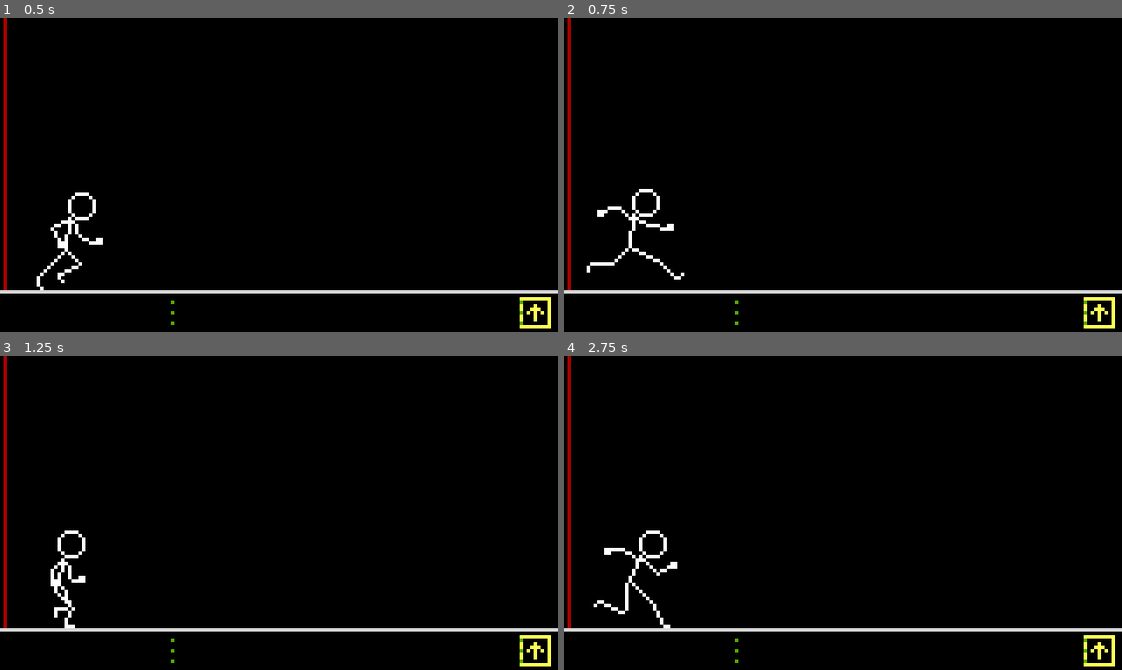
Above: before the commit, frames 1-4 (two rows, left to right).
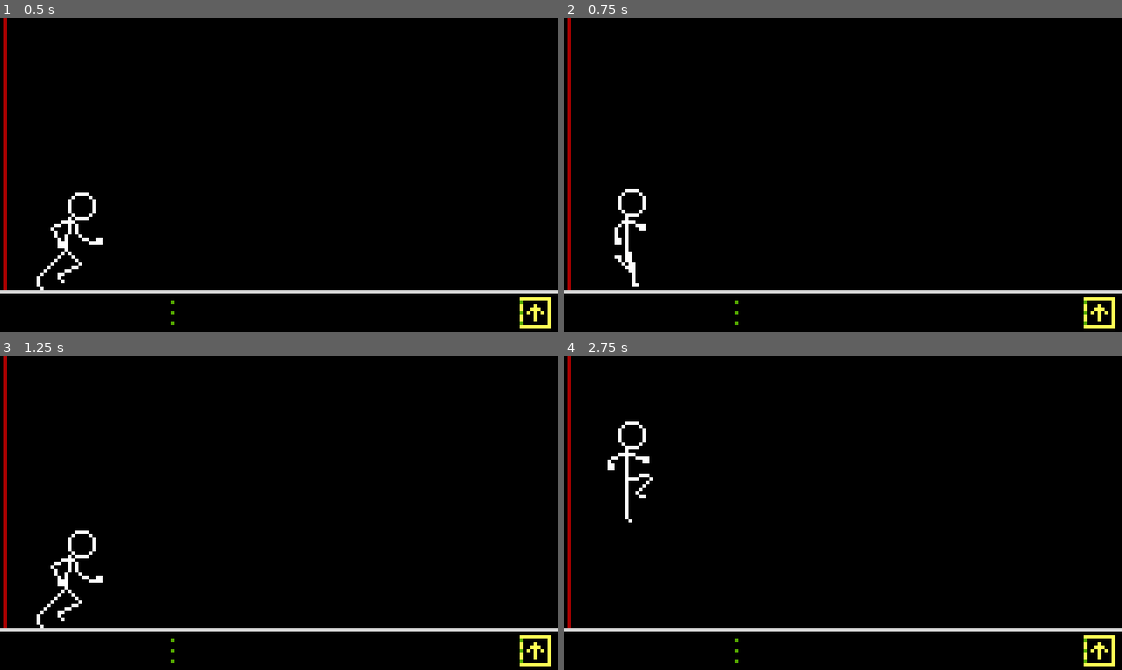
Above: after the commit, the same moments.

Repository: rocketCarlos/JumpingStickman
Game: Godot game, scene res://scenes/node_2d.tscn
Two runs of this game, one before a commit and one after it. Both use one fixed random seed, a clock stepped at 60 frames per second and the inputs below.
Inputs:
- Up to frame 1 (0.5 s): no input
- Up to frame 2 (0.75 s): tap Right (front_kick) at 0.6 s
- Up to frame 3 (1.25 s): tap Space (jump) at 0.77, 0.8, 1.07 s
- Up to frame 4 (2.75 s): tap Space (jump) at 1.35, 1.52, 1.82, 2.3 s; tap Right (front_kick) at 1.55, 2.1 s

Frame 1 is identical in both runs. In frame 2, 1.0% of the frame differs, in the area x 4-22%, y 54-86%; in frame 3, 0.9%; in frame 4, 1.1%, in the area x 5-21%, y 20-87%.

Commit message:
refactored code and front kick animation

Diff:
--- a/scenes/player.tscn
+++ b/scenes/player.tscn
@@ -7,13 +7,37 @@
 atlas = ExtResource("2_ekn3o")
 region = Rect2(297, 0, 33, 35)
 
-[sub_resource type="AtlasTexture" id="AtlasTexture_qpdmo"]
+[sub_resource type="AtlasTexture" id="AtlasTexture_e4nuu"]
 atlas = ExtResource("2_ekn3o")
-region = Rect2(297, 0, 33, 35)
+region = Rect2(330, 0, 33, 35)
 
-[sub_resource type="AtlasTexture" id="AtlasTexture_evus4"]
+[sub_resource type="AtlasTexture" id="AtlasTexture_ljtsn"]
 atlas = ExtResource("2_ekn3o")
-region = Rect2(132, 0, 33, 35)
+region = Rect2(363, 0, 33, 35)
+
+[sub_resource type="AtlasTexture" id="AtlasTexture_4bv7u"]
+atlas = ExtResource("2_ekn3o")
+region = Rect2(396, 0, 33, 35)
+
+[sub_resource type="AtlasTexture" id="AtlasTexture_2jnyb"]
+atlas = ExtResource("2_ekn3o")
+region = Rect2(429, 0, 33, 35)
+
+[sub_resource type="AtlasTexture" id="AtlasTexture_ocipm"]
+atlas = ExtResource("2_ekn3o")
+region = Rect2(462, 0, 33, 35)
+
+[sub_resource type="AtlasTexture" id="AtlasTexture_fhku7"]
+atlas = ExtResource("2_ekn3o")
+region = Rect2(495, 0, 33, 35)
+
+[sub_resource type="AtlasTexture" id="AtlasTexture_qen7k"]
+atlas = ExtResource("2_ekn3o")
+region = Rect2(528, 0, 33, 35)
+
+[sub_resource type="AtlasTexture" id="AtlasTexture_o4mdf"]
+atlas = ExtResource("2_ekn3o")
+region = Rect2(561, 0, 33, 35)
 
 [sub_resource type="AtlasTexture" id="AtlasTexture_nh1dg"]
 atlas = ExtResource("2_ekn3o")
@@ -67,14 +91,32 @@
 }, {
 "frames": [{
 "duration": 1.0,
-"texture": SubResource("AtlasTexture_qpdmo")
+"texture": SubResource("AtlasTexture_e4nuu")
 }, {
 "duration": 1.0,
-"texture": SubResource("AtlasTexture_evus4")
+"texture": SubResource("AtlasTexture_ljtsn")
+}, {
+"duration": 1.0,
+"texture": SubResource("AtlasTexture_4bv7u")
+}, {
+"duration": 3.0,
+"texture": SubResource("AtlasTexture_2jnyb")
+}, {
+"duration": 0.5,
+"texture": SubResource("AtlasTexture_ocipm")
+}, {
+"duration": 8.0,
+"texture": SubResource("AtlasTexture_fhku7")
+}, {
+"duration": 0.7,
+"texture": SubResource("AtlasTexture_qen7k")
+}, {
+"duration": 0.7,
+"texture": SubResource("AtlasTexture_o4mdf")
 }],
 "loop": false,
 "name": &"front_kick",
-"speed": 13.0
+"speed": 32.0
 }, {
 "frames": [{
 "duration": 0.8,
@@ -127,8 +169,9 @@
 
 [node name="AnimatedSprite2D" type="AnimatedSprite2D" parent="."]
 sprite_frames = SubResource("SpriteFrames_t4ntt")
-animation = &"front_kick"
+animation = &"jump"
 autoplay = "run"
+frame = 2
 
 [node name="CollisionShape2D" type="CollisionShape2D" parent="."]
 position = Vector2(0.5, 3.5)
--- a/scripts/character_body_2d.gd
+++ b/scripts/character_body_2d.gd
@@ -11,7 +11,11 @@
 #region states
 enum states {
 	DEFAULT, # when running
-	ACTION, # when performing an action, such us jumping or hitting.
+	JUMP,
+	FRONT_KICK,
+	SPIN_KICK,
+	UPPERCAT,
+	DOWNWARDS_PUNCH,
 	DEAD, # when game over
 }
 
@@ -19,18 +23,20 @@
 #endregion
 
 #region constants
-const SPEED: float = 300.0
 const JUMP_VELOCITY: float = -250.0
 const GRAVITY: Vector2 = Vector2(0, 800.0)
-const ACTION_FLOATING_VELOCITY: Vector2 = Vector2(0, -85.0)
+
+const JUMP_THRESHOLD: float = 5.0
 #endregion
 
 #region attributes
-var floating: bool = false
 var FLOOR_LEVEL = 0.0
 var JUMP_LEVEL = -45.0
 
+var jumping: bool = false
+
 var gravity_tween: Tween
+var jump_tween: Tween
 #endregion
 
 #region ready and process
@@ -41,6 +47,59 @@
 
 func _physics_process(delta: float) -> void:
 	match current_state:
+		states.DEFAULT:
+			'''
+			State default:
+				there is no action being performed, user can input a new action
+				manages animation between falling and running
+			'''
+			# ----------------------------
+			# handle gravity and jumping
+			# ----------------------------
+			if position.y == FLOOR_LEVEL:
+				if animation.animation != "run":
+					animation.play("run")
+
+			# ----------------------------
+			# handle actions
+			# ----------------------------
+			# jump: player can jump if close enough to the floor
+			if Input.is_action_just_pressed("jump") and abs(position.y - FLOOR_LEVEL) < JUMP_THRESHOLD:
+				current_state = states.JUMP
+			# front kick
+			elif Input.is_action_just_pressed("front_kick"):
+				current_state = states.FRONT_KICK
+
+		states.JUMP:
+			jumping = true
+			# perform the jump in the correct frame
+			if animation.animation == "jump":
+				if animation.frame == 2:
+					# tween for jump
+					jump_tween = get_tree().create_tween().set_trans(Tween.TRANS_CIRC).set_ease(Tween.EASE_OUT)
+					jump_tween.tween_property(self, "position", Vector2(position.x, JUMP_LEVEL), 0.25)
+					# we change to default state to be able to interrupt the jump animation
+					current_state = states.DEFAULT
+					await jump_tween.finished
+					resume_gravity()
+			# play jump animation if not already playing
+			else:
+				animation.play("jump")
+
+		states.FRONT_KICK:
+			if animation.animation != "front_kick":
+				animation.play("front_kick")
+				stop_jump()
+				stop_gravity()
+				# return to the default status when the animation is finished
+				await animation.animation_finished
+				current_state = states.DEFAULT
+				resume_gravity()
+
+	move_and_slide()
+#endregion
+
+'''
 		# default state: player can input actions
 		states.DEFAULT:
 			if position.y == FLOOR_LEVEL:
@@ -49,12 +108,10 @@
 
 				# handle jump
 				if Input.is_action_just_pressed("jump"):
-					animation.play("jump")
 					current_state = states.ACTION
+					current_action = actions.JUMP
 
-			elif not gravity_tween: # if not in the floor, simulate gravity
-				# set the sprite to the falling one
-				animation.animation = "fall"
+			elif animation.animation != "jump" and not gravity_tween: # if not in the floor and not jumping, simulate gravity
 				gravity_tween = get_tree().create_tween().set_trans(Tween.TRANS_EXPO).set_ease(Tween.EASE_IN)
 				gravity_tween.tween_property(self, "position", Vector2(position.x, FLOOR_LEVEL), 0.5)
 				await gravity_tween.finished
@@ -63,32 +120,59 @@
 			# handle actions
 			if Input.is_action_just_pressed("front_kick"):
 				current_state = states.ACTION
-				animation.play("front_kick")
+				current_action = actions.FRONT_KICK
+
+		states.ACTION:
+			# when an action is performed (and is not a jump),
+			# delete gravity or jump tweeners to stop the motion
+			if current_action != actions.JUMP:
 				if gravity_tween:
 					gravity_tween.stop()
 					gravity_tween = null
+				if jump_tween:
+					jump_tween.stop()
+					jump_tween = null
 
-		states.ACTION:
-			if animation.animation == "jump" and animation.frame == 3:
-				var v_tween = get_tree().create_tween().set_trans(Tween.TRANS_CIRC).set_ease(Tween.EASE_OUT)
-				v_tween.tween_property(self, "position", Vector2(position.x, JUMP_LEVEL), 0.25)
-				await v_tween.finished
-				current_state = states.DEFAULT
+			match current_action:
+				actions.JUMP:
+					if animation.animation != "jump":
+						animation.play("jump")
+					elif animation.frame == 3 and not jump_tween: # start moving the player upwards matching the animation
+						jump_tween = get_tree().create_tween().set_trans(Tween.TRANS_CIRC).set_ease(Tween.EASE_OUT)
+						jump_tween.tween_property(self, "position", Vector2(position.x, JUMP_LEVEL), 0.25)
+						# we change to default state to be able to interrupt the jump animation
+						current_state = states.DEFAULT
+						await jump_tween.finished
+						# set the sprite to the falling one
+						animation.animation = "fall"
+						jump_tween = null
+						current_state = states.DEFAULT
 
-			elif animation.animation == "front_kick":
-				await animation.animation_finished
-				animation.play_backwards("front_kick")
-				await animation.animation_finished
-				current_state = states.DEFAULT
+				actions.FRONT_KICK:
+					if animation.animation != "front_kick":
+						animation.play("front_kick")
+						await animation.animation_finished
+						current_state = states.DEFAULT
+
+'''
+
+func resume_gravity() -> void:
+	if animation.animation != "fall":
+		animation.play("fall")
+
+	gravity_tween = get_tree().create_tween().set_trans(Tween.TRANS_EXPO).set_ease(Tween.EASE_IN)
+	gravity_tween.tween_property(self, "position", Vector2(position.x, FLOOR_LEVEL), 0.5)
+
+	await gravity_tween.finished
+	gravity_tween = null
 
 
-	# add the gravity
-	'''if not is_on_floor():
-		if floating:
-			velocity = ACTION_FLOATING_VELOCITY
-			floating = false
-		else:
-			velocity += GRAVITY * delta'''
+func stop_jump() -> void:
+	if jump_tween:
+		jump_tween.kill()
+		jump_tween = null
 
-	move_and_slide()
-#endregion
+func stop_gravity() -> void:
+	if gravity_tween:
+		gravity_tween.kill()
+		gravity_tween = null
Binary file changed: assets/aseprite_files/stickman.ase
Binary file changed: assets/sprites/stickman_sheet.png
Not shown, changed: requirements.txt
Not shown: 1 places in scenes/player.tscn that only renumber resources
